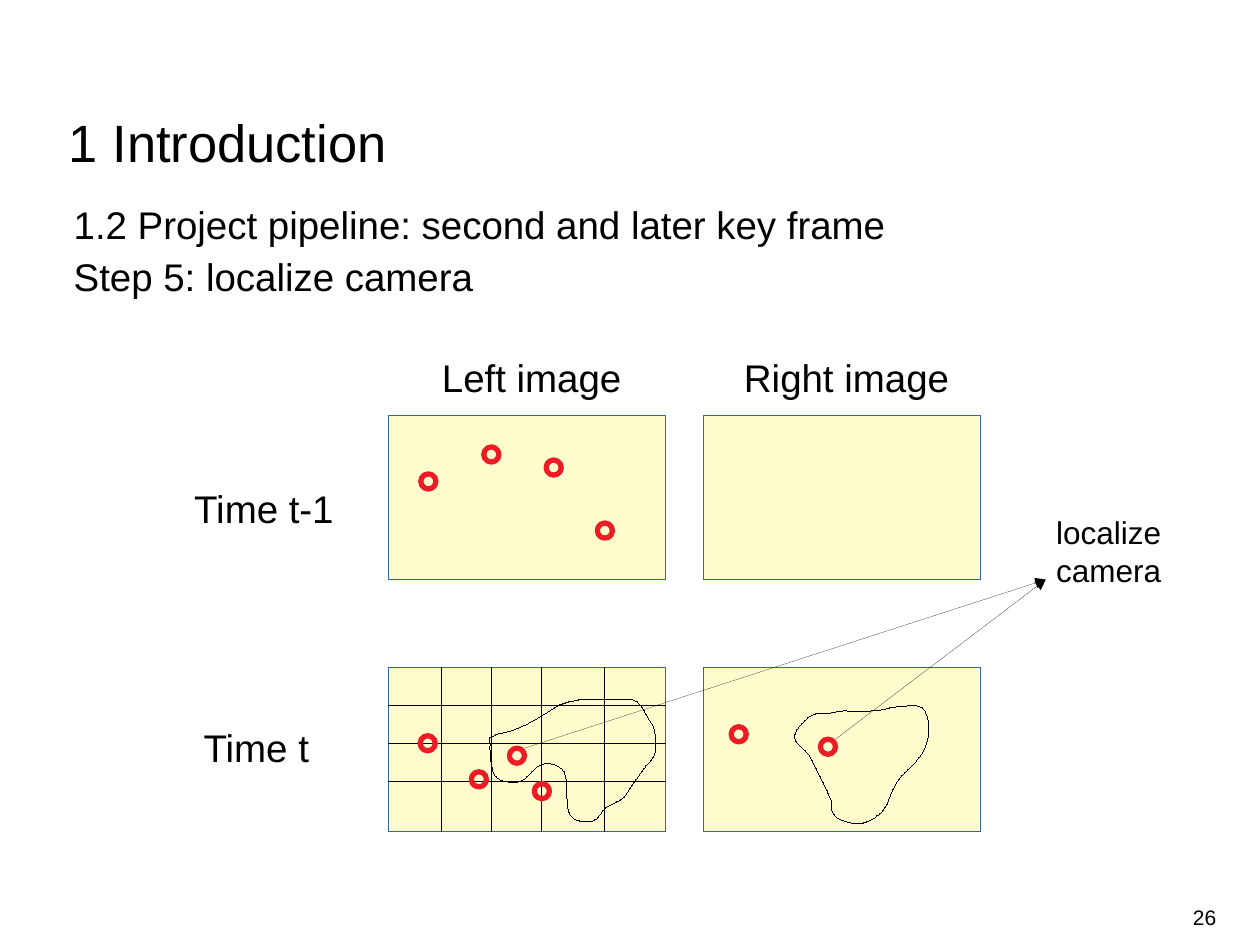
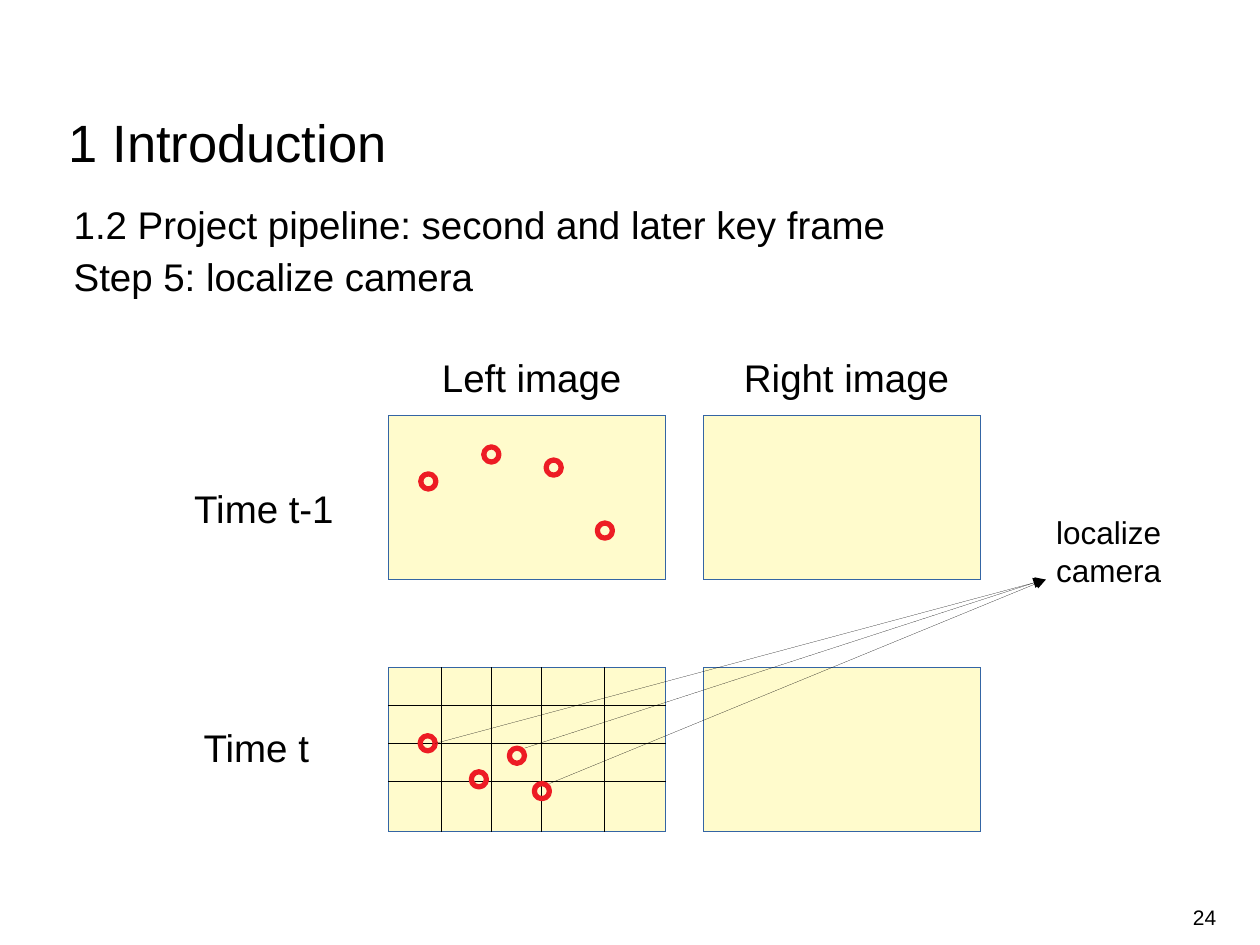
Before and after one commit to Tom-Huang/visual_navigation, a slide deck: slide 24 of Indirect Visual Odometry with Optical Flow.odp (slide 26 before the commit). Drawn at 1260x945 pixels with LibreOffice and Linux fonts; fonts in the diff are those of the drawing; background and template pictures are left out. Boxes give left, top, right and bottom in pixels: in the first picture for what was removed or moved away, otherwise in the second. Text is boxed around its words. In the diff, an @@ line names an element or a change of style, - is before the commit and + after.

```diff
--- a/Indirect Visual Odometry with Optical Flow.odp
+++ b/Indirect Visual Odometry with Optical Flow.odp
@@ arrow added from (435, 743) to (1046, 580), #000000 0 pt @@
@@ arrow moved from (835, 740) - (1046, 580) to (549, 784) - (1046, 580) @@
@@ freeform shape removed at bbox=[490, 699, 655, 823] @@
@@ freeform shape removed at bbox=[795, 706, 929, 824] @@
@@ ellipse removed at bbox=[731, 727, 746, 742] @@
@@ ellipse removed at bbox=[820, 740, 835, 755] @@
@@ page number at bbox=[1193, 910, 1216, 925]: text changed @@
-26
+24
```
Also in this commit, not shown: 8 other slides changed, 13 slides added, 5 slides removed, 6 other files.
